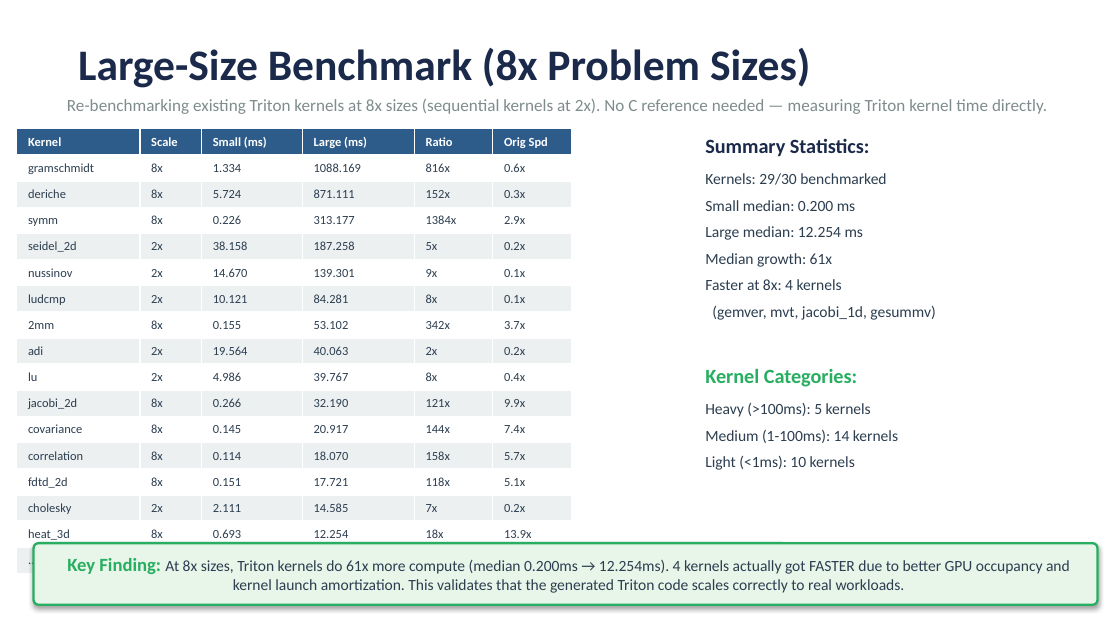
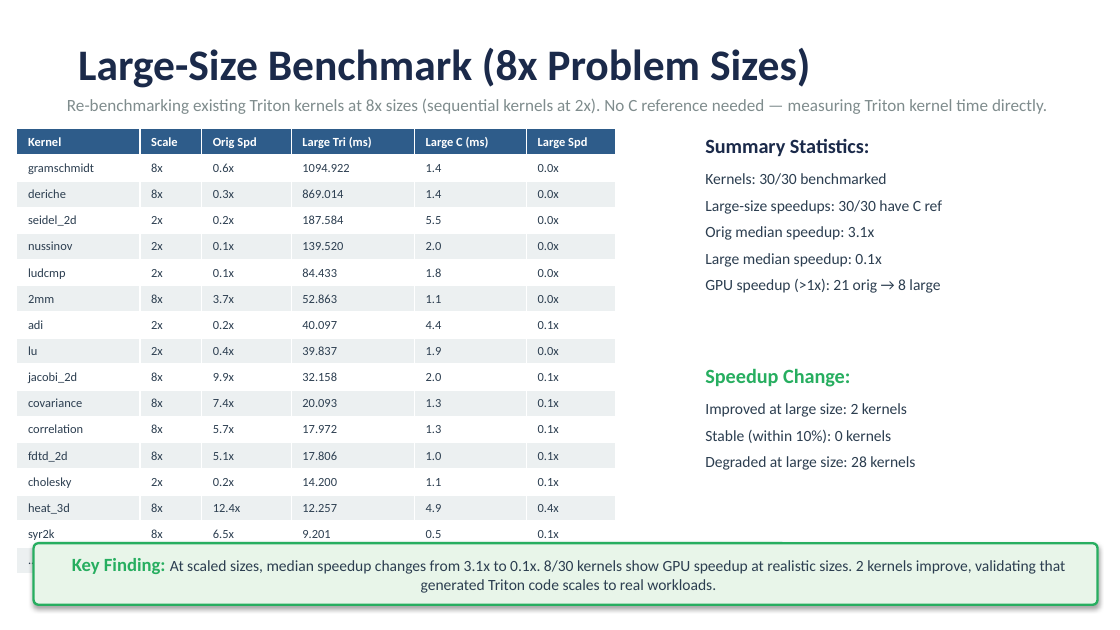
Before and after one commit to qinx18/compiler-guided-triton-gen, a slide deck: slide 29 of llm_tritonization_benchmark/polybench_pipeline_slides.pptx. Drawn at 1120x630 pixels with LibreOffice and Linux fonts; fonts in the diff are those of the drawing. Boxes give left, top, right and bottom in pixels: in the first picture for what was removed or moved away, otherwise in the second. Text is boxed around its words. In the diff, an @@ line names an element or a change of style, - is before the commit and + after.

Commit message:
size_scale now is taken as a parameter

```diff
--- a/llm_tritonization_benchmark/polybench_pipeline_slides.pptx
+++ b/llm_tritonization_benchmark/polybench_pipeline_slides.pptx
@@ table at box(17, 129, 616, 572) @@
-row 1: Kernel | Scale | Small (ms) | Large (ms) | Ratio | Orig Spd
+row 1: Kernel | Scale | Orig Spd | Large Tri (ms) | Large C (ms) | Large Spd
-row 2: gramschmidt | 8x | 1.334 | 1088.169 | 816x | 0.6x
+row 2: gramschmidt | 8x | 0.6x | 1094.922 | 1.4 | 0.0x
-row 3: deriche | 8x | 5.724 | 871.111 | 152x | 0.3x
+row 3: deriche | 8x | 0.3x | 869.014 | 1.4 | 0.0x
-row 4: symm | 8x | 0.226 | 313.177 | 1384x | 2.9x
+row 4: seidel_2d | 2x | 0.2x | 187.584 | 5.5 | 0.0x
-row 5: seidel_2d | 2x | 38.158 | 187.258 | 5x | 0.2x
+row 5: nussinov | 2x | 0.1x | 139.520 | 2.0 | 0.0x
-row 6: nussinov | 2x | 14.670 | 139.301 | 9x | 0.1x
+row 6: ludcmp | 2x | 0.1x | 84.433 | 1.8 | 0.0x
-row 7: ludcmp | 2x | 10.121 | 84.281 | 8x | 0.1x
+row 7: 2mm | 8x | 3.7x | 52.863 | 1.1 | 0.0x
-row 8: 2mm | 8x | 0.155 | 53.102 | 342x | 3.7x
+row 8: adi | 2x | 0.2x | 40.097 | 4.4 | 0.1x
-row 9: adi | 2x | 19.564 | 40.063 | 2x | 0.2x
+row 9: lu | 2x | 0.4x | 39.837 | 1.9 | 0.0x
-row 10: lu | 2x | 4.986 | 39.767 | 8x | 0.4x
+row 10: jacobi_2d | 8x | 9.9x | 32.158 | 2.0 | 0.1x
-row 11: jacobi_2d | 8x | 0.266 | 32.190 | 121x | 9.9x
+row 11: covariance | 8x | 7.4x | 20.093 | 1.3 | 0.1x
-row 12: covariance | 8x | 0.145 | 20.917 | 144x | 7.4x
+row 12: correlation | 8x | 5.7x | 17.972 | 1.3 | 0.1x
-row 13: correlation | 8x | 0.114 | 18.070 | 158x | 5.7x
+row 13: fdtd_2d | 8x | 5.1x | 17.806 | 1.0 | 0.1x
-row 14: fdtd_2d | 8x | 0.151 | 17.721 | 118x | 5.1x
+row 14: cholesky | 2x | 0.2x | 14.200 | 1.1 | 0.1x
-row 15: cholesky | 2x | 2.111 | 14.585 | 7x | 0.2x
+row 15: heat_3d | 8x | 12.4x | 12.257 | 4.9 | 0.4x
-row 16: heat_3d | 8x | 0.693 | 12.254 | 18x | 13.9x
+row 16: syr2k | 8x | 6.5x | 9.201 | 0.5 | 0.1x
-row 17, column 6: (29 total)
+row 17, column 6: (30 total)
@@ table: place and size @@
-table at box(17, 129, 571, 572)
+table at box(17, 129, 616, 572)
@@ text at box(705, 173, 942, 293): text changed @@
-Kernels: 29/30 benchmarked
-Small median: 0.200 ms
-Large median: 12.254 ms
-Median growth: 61x
-Faster at 8x: 4 kernels
-(gemver, mvt, jacobi_1d, gesummv)
+Kernels: 30/30 benchmarked
+Large-size speedups: 30/30 have C ref
+Orig median speedup: 3.1x
+Large median speedup: 0.1x
+GPU speedup (>1x): 21 orig → 8 large
@@ text at box(705, 368, 850, 387): text changed @@
-Kernel Categories:
+Speedup Change:
@@ text at box(705, 403, 915, 470): text changed @@
-Heavy (>100ms): 5 kernels
-Medium (1-100ms): 14 kernels
-Light (<1ms): 10 kernels
+Improved at large size: 2 kernels
+Stable (within 10%): 0 kernels
+Degraded at large size: 28 kernels
@@ text in rounded rectangle at box(72, 558, 1066, 593): text changed @@
-Key Finding: At 8x sizes, Triton kernels do 61x more compute (median 0.200ms → 12.254ms). 4 kernels actually got FASTER due to better GPU occupancy and kernel launch amortization. This validates that the generated Triton code scales correctly to real workloads.
+Key Finding: At scaled sizes, median speedup changes from 3.1x to 0.1x. 8/30 kernels show GPU speedup at realistic sizes. 2 kernels improve, validating that generated Triton code scales to real workloads.
```
Also in this commit, not shown: 1 other slide changed, 6 other files.
